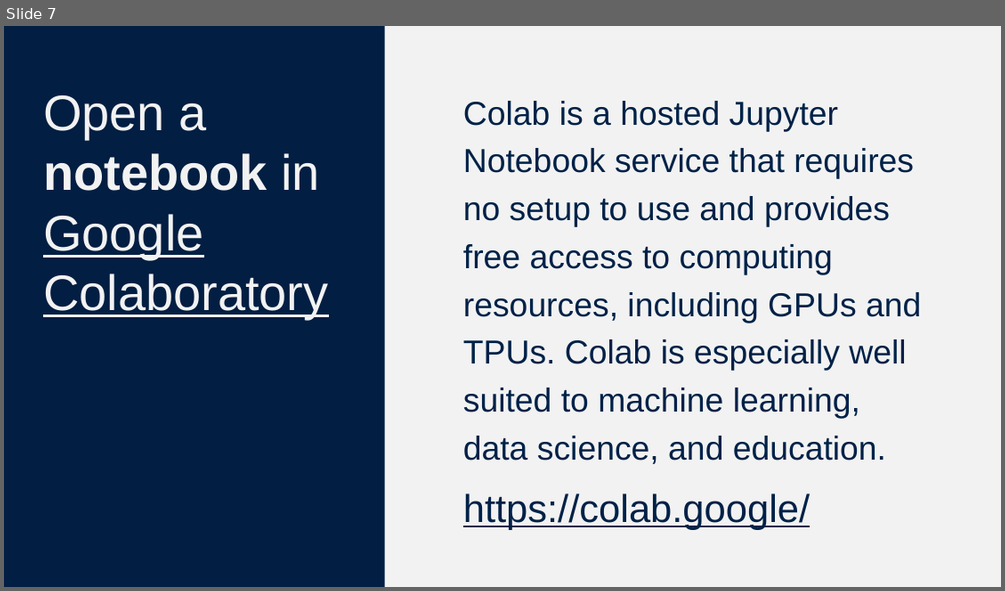
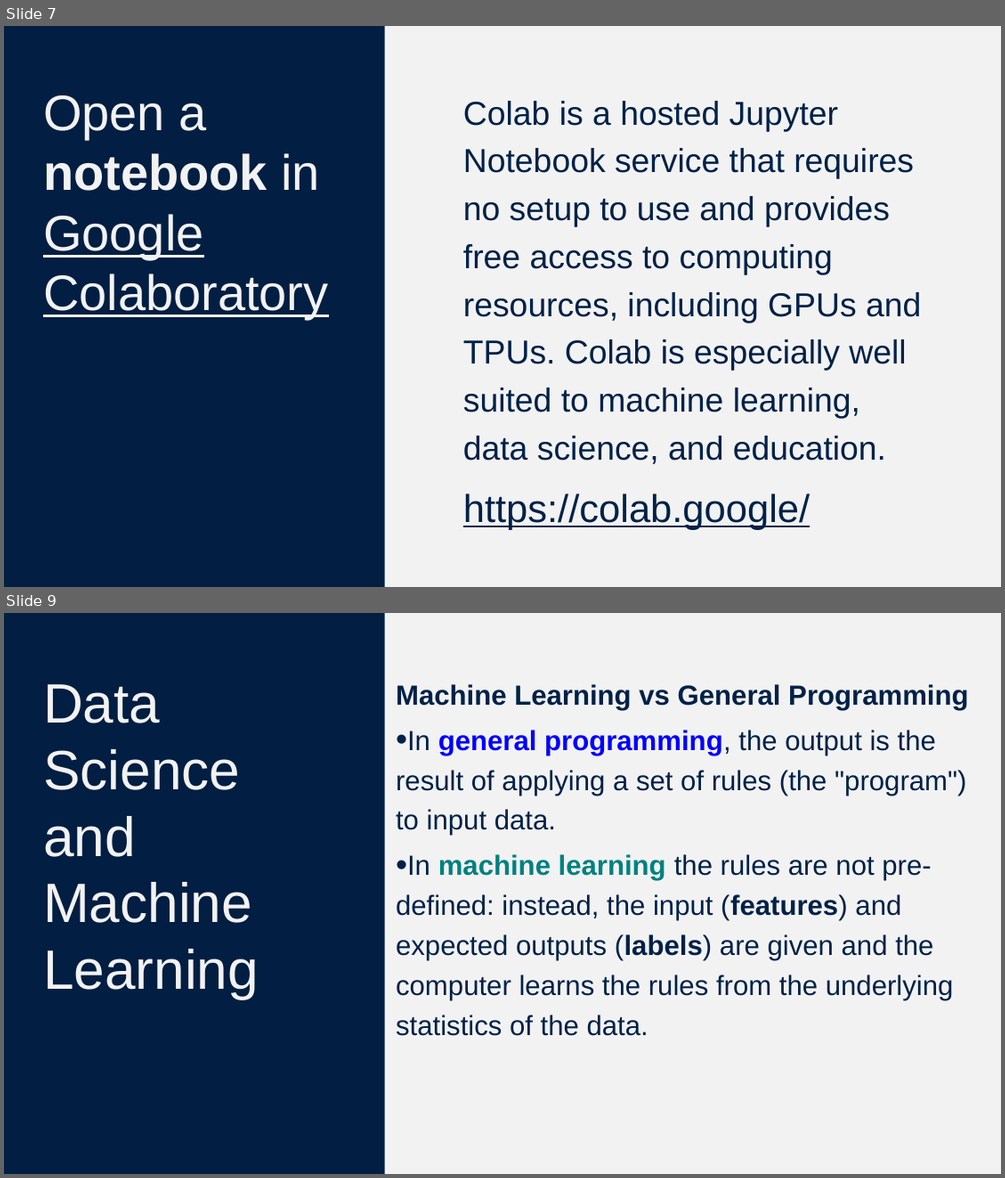
Before and after one commit to ChenZijiSubset/coding_class, a slide deck: Lecture0IntroCS.pptx. Shown one above the other, each under a label of ours: slide 7 before the commit, slides 7 and 9 after it; the slides between them are not shown. The pictures are 1005x591 and 1005x1178 pixels, drawn with LibreOffice and Linux fonts; fonts in the diff are those of the drawing. Boxes give left, top, right and bottom in pixels: in the first picture for what was removed or moved away, otherwise in the second. Text is boxed around its words. In the diff, an @@ line names an element or a change of style, - is before the commit and + after.

```diff
--- a/Lecture0IntroCS.pptx
+++ b/Lecture0IntroCS.pptx
@@ slide 9 added at <box>4,613,1001,1174</box>, background #F2F2F2 @@
@@ title added at <box>4,613,385,1173</box>, fill #021E42, 40 pt, text #F2F2F2 @@
+Data Science and Machine Learning
@@ text added at <box>396,684,968,1036</box>, 20 pt, text #002147 @@
+Machine Learning vs General Programming
+• In general programming, the output is the result of applying a set of rules (the "program") to input data.
+• In machine learning the rules are not pre-defined: instead, the input (features) and expected outputs (labels) are given and the computer learns the rules from the underlying statistics of the data.
```
Also in this commit, not shown: 3 slides changed, 15 other slides added, 1 other file.
